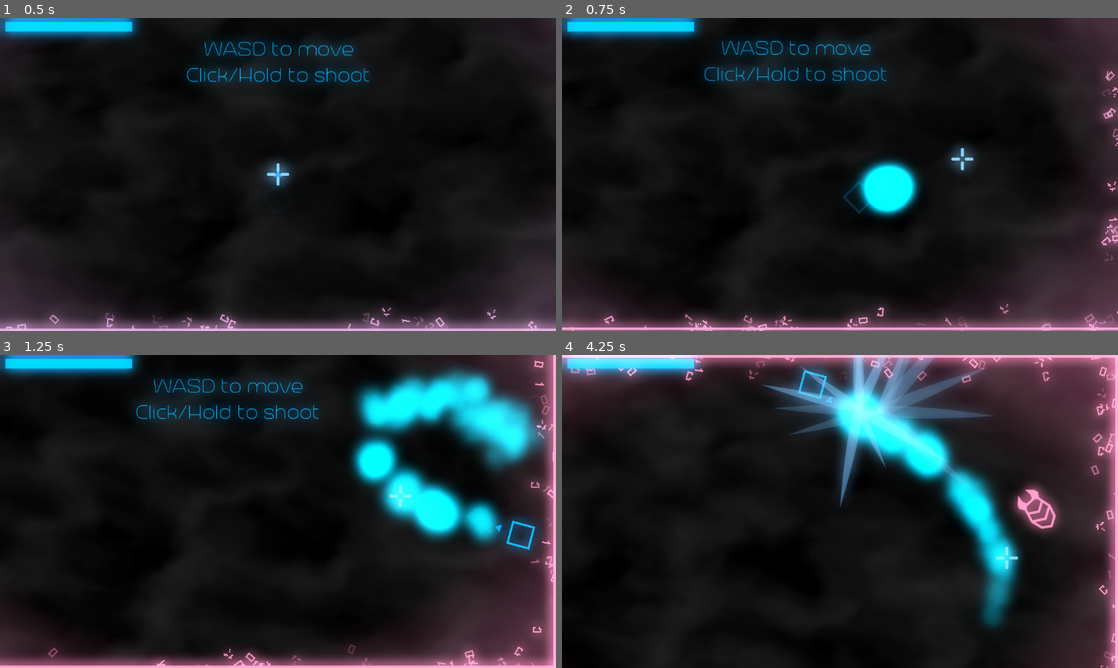
Above: before the commit, frames 1-4 (two rows, left to right).
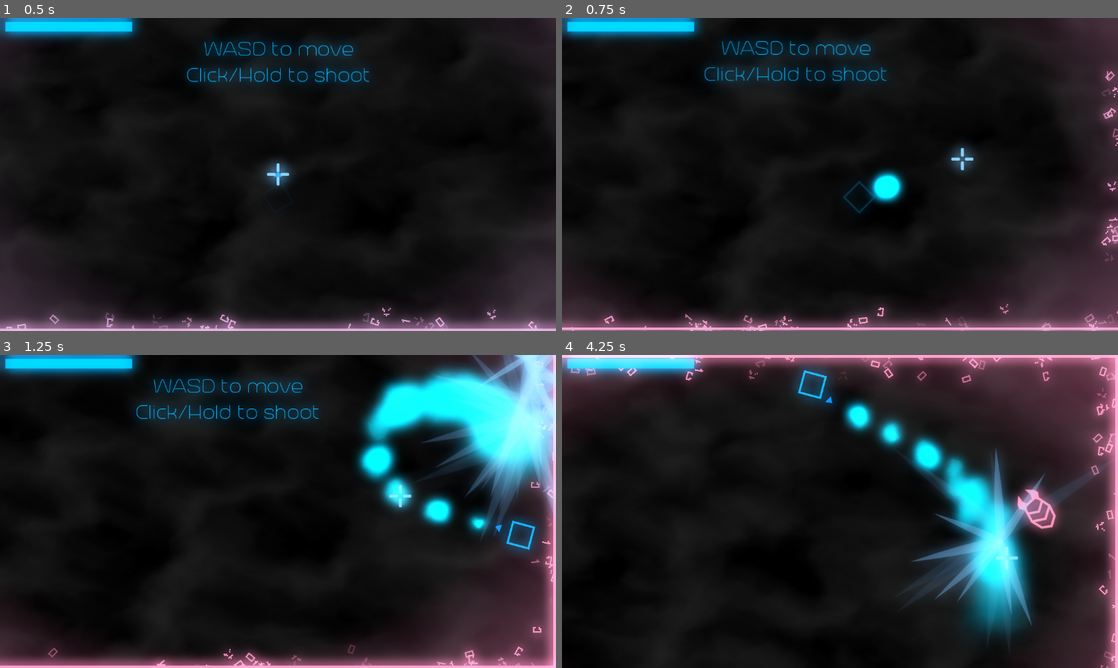
Above: after the commit, the same moments.

Repository: ArandomPsi/campfirejamthingy
Game: Godot game, scene res://scenes/testmap.tscn
Two runs of this game, one before a commit and one after it. Both use one fixed random seed, a clock stepped at 60 frames per second and the inputs below. This scene is started directly instead of the project's main scene.
Inputs (mouse positions are in pixels of both pictures, inside the frame that each line leads up to):
- Up to frame 1 (0.5 s): no input
- Up to frame 2 (0.75 s): move the mouse to (962, 158) at 0.52 s; press the mouse at (962, 158) at 0.53 s; hold D (right) from 0.53 s (still down)
- Up to frame 3 (1.25 s): keep holding D (right)
- Up to frame 4 (4.25 s): move the mouse to (728, 527) at 1.27 s; release D (right) at 1.28 s; release the mouse at (728, 527) at 1.28 s; hold S (down) 1.28-2.03 s; click (728, 527) at 1.35 s; move the mouse to (895, 442) at 2.02 s; press the mouse at (895, 442) at 2.03 s; hold D (right) 2.03-2.78 s; move the mouse to (812, 574) at 2.77 s; release the mouse at (812, 574) at 2.78 s; hold W (up) 2.78-3.53 s; click (812, 574) at 2.85 s; move the mouse to (1006, 558) at 3.52 s; press the mouse at (1006, 558) at 3.53 s; hold A (left) from 3.53 s (still down)

Frame 1 is identical in both runs. In frame 2, 1.6% of the frame differs, in the area x 52-65%, y 44-65%; in frame 3, 13%; in frame 4, 16%, in the area x 36-96%, y 0-93%.

Commit message:
flamethrower
eyah

Diff:
--- a/scenes/bugs/basicbug.tscn
+++ b/scenes/bugs/basicbug.tscn
@@ -54,7 +54,7 @@
 
 [node name="attackplayer" type="AnimationPlayer" parent="."]
 libraries = {
-"": SubResource("AnimationLibrary_gv75p")
+&"": SubResource("AnimationLibrary_gv75p")
 }
 
 [node name="Area2D" type="Area2D" parent="."]
--- a/scenes/player.tscn
+++ b/scenes/player.tscn
@@ -77,7 +77,8 @@
 gradient = SubResource("Gradient_1dol6")
 
 [sub_resource type="Curve" id="Curve_fm603"]
-_data = [Vector2(0, 1), 0.0, 0.0, 0, 0, Vector2(1, 0.672476), 0.0, 0.0, 0, 0]
+_limits = [0.0, 2.5, 0.0, 1.0]
+_data = [Vector2(0, 0.303371), 0.0, 0.0, 0, 0, Vector2(1, 1.23596), 0.0, 0.0, 0, 0]
 point_count = 2
 
 [sub_resource type="CurveTexture" id="CurveTexture_pwytp"]
@@ -87,7 +88,7 @@
 particle_flag_disable_z = true
 angle_min = -720.0
 angle_max = 720.0
-spread = 0.0
+spread = 5.0
 initial_velocity_min = 778.62
 initial_velocity_max = 1000.0
 angular_velocity_min = -720.0
@@ -259,8 +260,7 @@
 [node name="flamethrower" type="GPUParticles2D" parent="arrow"]
 material = SubResource("CanvasItemMaterial_flae1")
 position = Vector2(50, 0)
-emitting = false
-amount = 85
+amount = 125
 texture = ExtResource("5_8apg7")
 lifetime = 0.5
 fixed_fps = 90
--- a/scripts/bullet.gd
+++ b/scripts/bullet.gd
@@ -17,6 +17,10 @@
 	if dagger:
 		$Sprite2D.texture = preload("res://assets/Dagger.svg")
 		$Sprite2D.scale = Vector2(1, 1)
+	if flame:
+		scale = Vector2(0.5, 0.5)
+		var tween = create_tween()
+		tween.tween_property(self, "scale", Vector2(2.5,2.5), 0.5)
 
 func _process(delta):
 	if dagger:
@@ -27,7 +31,6 @@
 		position += transform.x * delta * speed
 		maxdistance -= 1
 		if maxdistance < 0:
-
 			queue_free()
 
 
--- a/scripts/player.gd
+++ b/scripts/player.gd
@@ -214,12 +214,12 @@
 				var b = preload("res://scenes/bullets/bullet.tscn").instantiate()
 				b.flame = true
 				b.position = $arrow.global_position + $arrow.transform.x * $arrow.offset.x
-				b.maxdistance = 15
+				b.maxdistance = 20
 				b.speed *= 1.5
 				b.accuracy = 1
 				b.damage = 1 + stats[0] * 0.5
 				b.get_child(0).visible = false
-				b.get_child(1).scale *= 6
+				b.get_child(1).scale *= 3
 				b.look_at(get_global_mouse_position())
 				get_tree().root.add_child(b)
 
--- a/scripts/titlescreen.gd
+++ b/scripts/titlescreen.gd
@@ -32,7 +32,7 @@
 	#if statments
 	if currentweaponthingy == 0:
 		$Ps5/down/PointLight2D3.visible = false
-	if currentweaponthingy == 4:
+	if currentweaponthingy == len(currentweaponthingytext) - 1:
 		$Ps5/up/PointLight2D2.visible = false
 	t += delta
 	if not $Ps5/Button.is_hovered():
